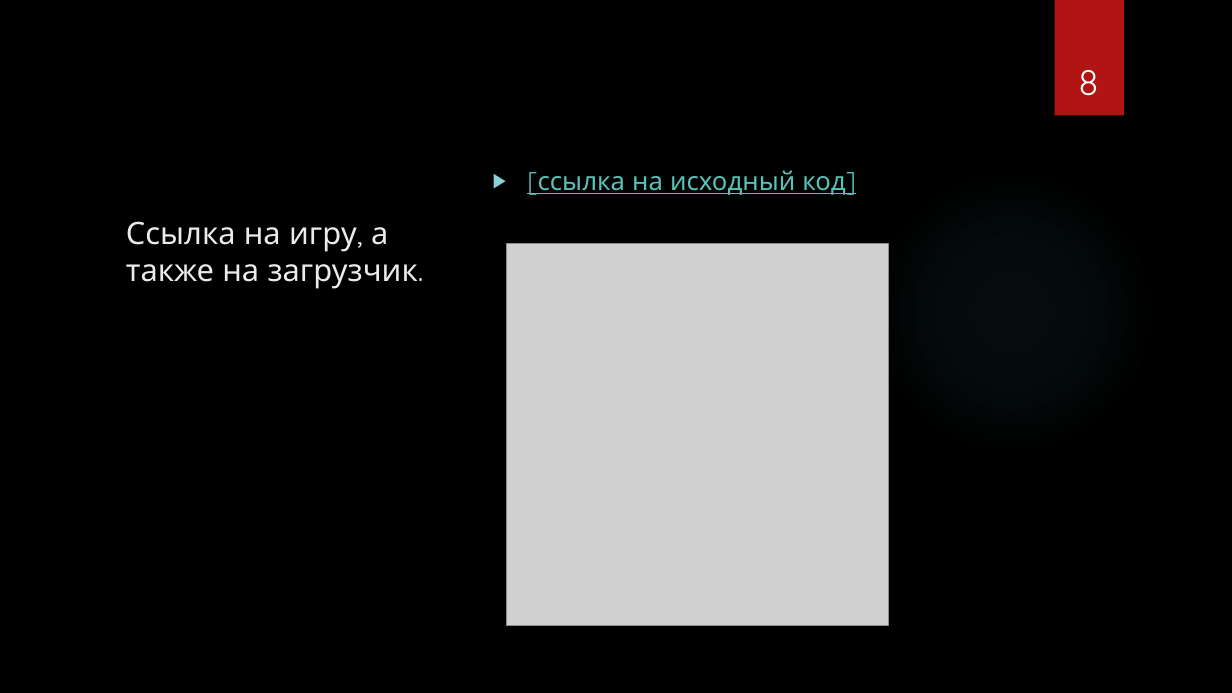
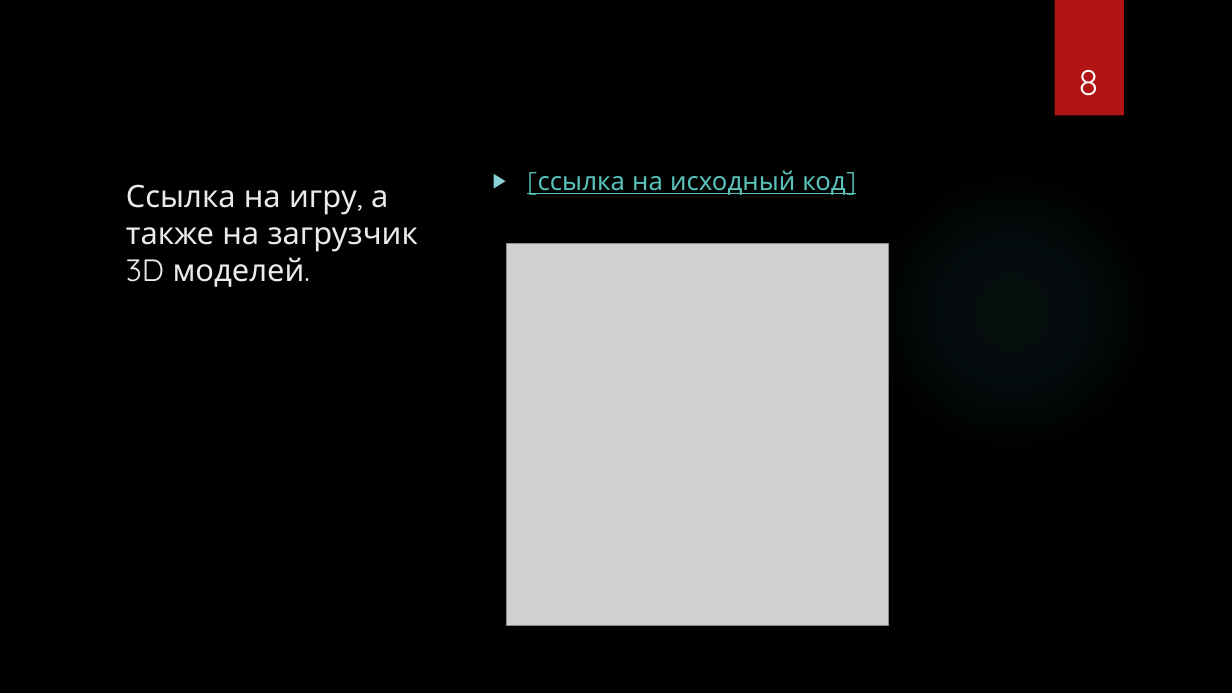
Before and after one commit to ArtemHollow/JustAnotherSchoolProject, a slide deck: slide 8 of Презентация 8.pptx. Drawn at 1232x693 pixels with LibreOffice and Linux fonts; fonts in the diff are those of the drawing; grey boxes stand for pictures; background and template pictures are left out. Boxes give left, top, right and bottom in pixels: in the first picture for what was removed or moved away, otherwise in the second. Text is boxed around its words. In the diff, an @@ line names an element or a change of style, - is before the commit and + after.

```diff
--- a/Презентация 8.pptx
+++ b/Презентация 8.pptx
@@ title at (126, 184, 418, 287): text changed @@
-Ссылка на игру, а также на загрузчик.
+Ссылка на игру, а также на загрузчик 3D моделей.
```
Also in this commit, not shown: 1 other slide changed.
